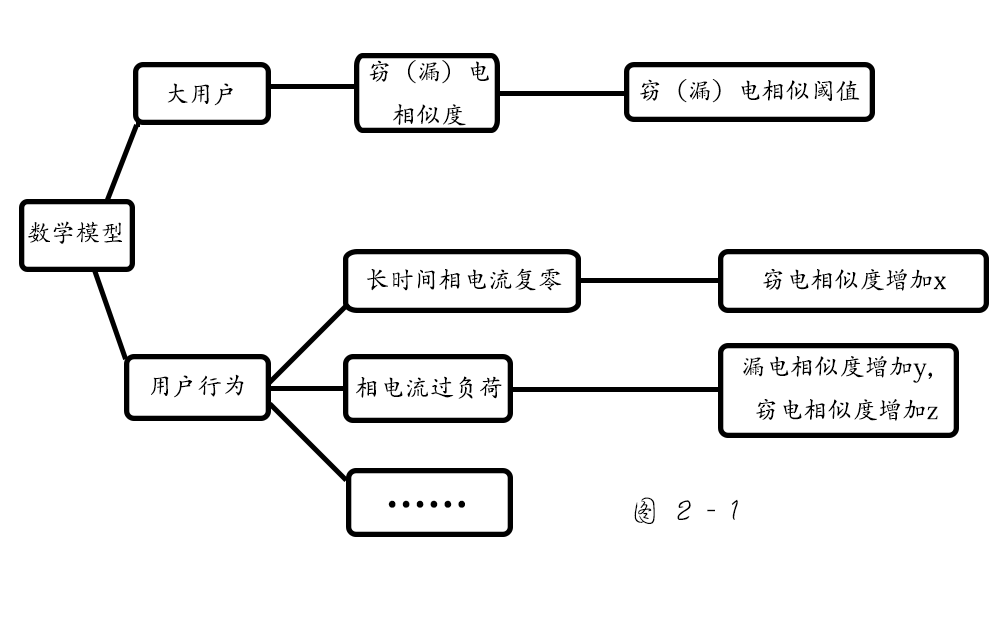
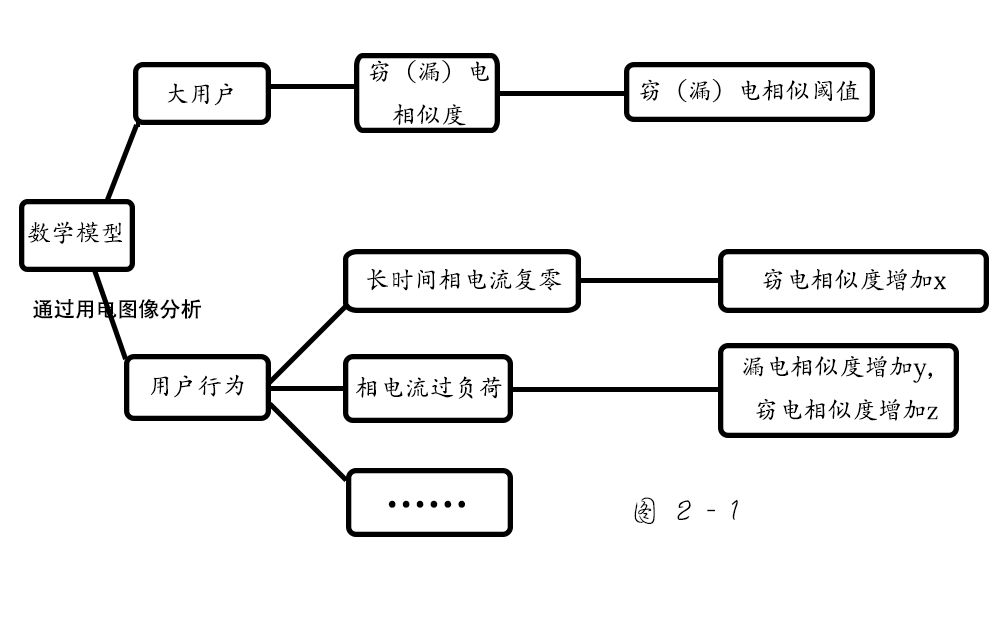
The second 1000x634 image is a revision of the first. Changes to its layers:
added layer "通过用电图像分析" above "漏电相似度增加y， 窃电相似度增加z" over <box>33,299,201,319</box>
